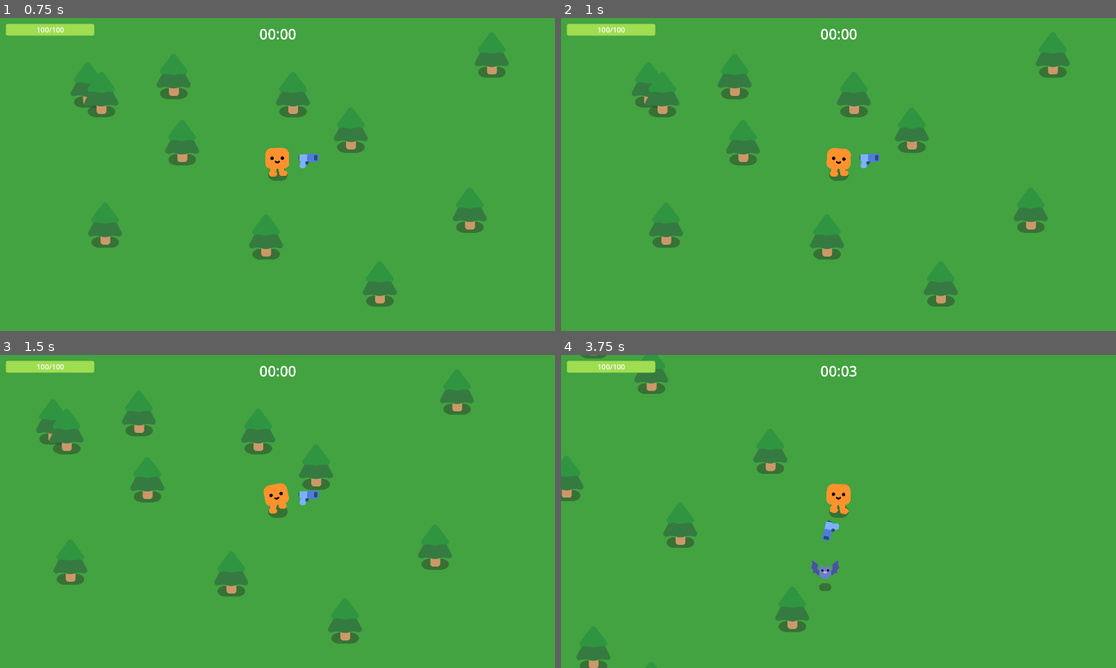
Above: before the commit, frames 1-4 (two rows, left to right).
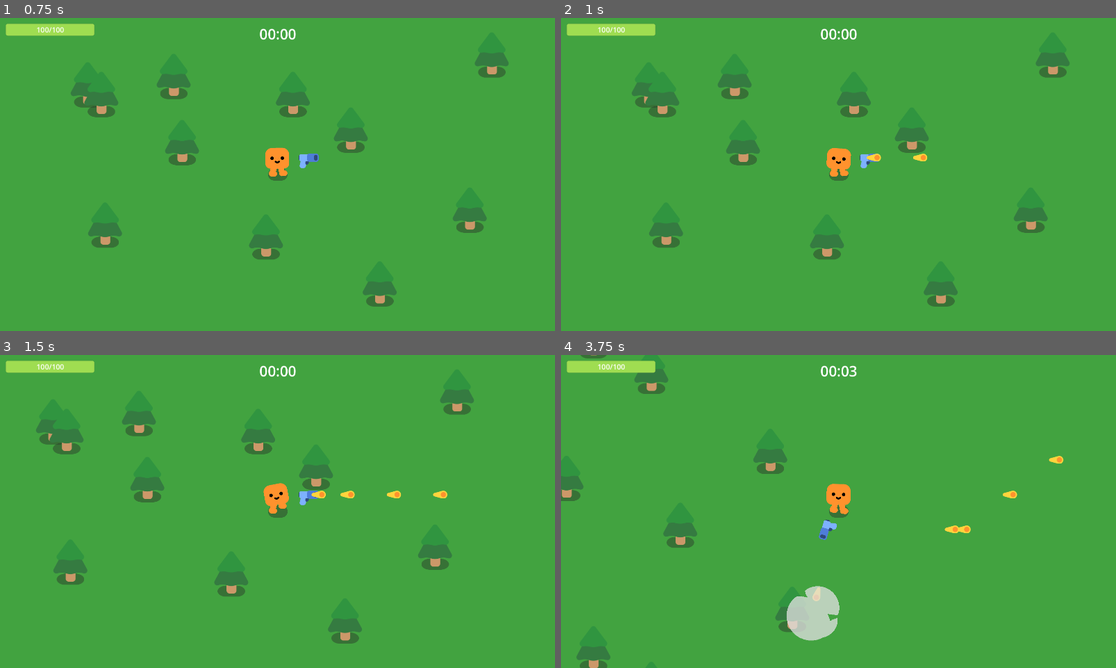
Above: after the commit, the same moments.

Repository: Gatreh/vampire-survivors-clone
Game: Godot game, scene res://MainMenu.tscn
Two runs of this game, one before a commit and one after it. Both use one fixed random seed, a clock stepped at 60 frames per second and the inputs below.
Inputs:
- Up to frame 1 (0.75 s): click "Start Game" at 0.5 s
- Up to frame 2 (1 s): no input
- Up to frame 3 (1.5 s): tap Enter at 1.25 s; hold D (move_right) from 1.28 s (still down)
- Up to frame 4 (3.75 s): release D (move_right) at 2.03 s; hold S (move_down) 2.03-2.78 s; hold D (move_right) 2.78-3.53 s; hold W (move_up) from 3.53 s (still down)

Frame 1 is identical in both runs. In frame 2, 0.1% of the frame differs, in the area x 55-66%, y 43-46%; in frame 3, 0.2%; in frame 4, 1.7%, in the area x 40-91%, y 32-92%.
Error before the commit: Invalid assignment on read-only value (on base: 'Dictionary'). (res://Gun.gd:26)

Commit message:
Added the ability to create damage numbers on hits through a new scene with a different color if it's a crit or not. With an animation of the number going upwards.

Diff:
--- a/Bullet.gd
+++ b/Bullet.gd
@@ -1,9 +1,10 @@
 extends Area2D
 
-const STATS = {
-	"DAMAGE": 1,
-	"SPEED": 800,
-	"RANGE": 1.5
+var STATS = {
+	"DAMAGE": 0,
+	"SPEED": 0,
+	"RANGE": 0.0,
+	"CRIT": false
 }
 
 var travelDistance = 0 # Distance the bullet has traveled
@@ -19,4 +20,7 @@
 func _on_body_entered(body):
 	queue_free()
 	if body.has_method("TakeDamage"):
-		body.TakeDamage(STATS.DAMAGE)
+		var critDamage = 1
+		if STATS.CRIT == true:
+			critDamage = 2
+		body.TakeDamage(STATS.DAMAGE * critDamage, STATS.CRIT)
--- /dev/null
+++ b/DamageTextHover.gd
@@ -0,0 +1,17 @@
+extends Node2D
+
+var labelText = ""
+var fontSize: int = 25
+var fontColor = "ffffff"
+var crit = false
+var critFontSize: int = 40
+var critFontColor := "d0d000"
+
+func _ready():
+	$DamageTextLabel.text = labelText
+	if crit:
+		fontSize = critFontSize
+		fontColor = critFontColor
+	$DamageTextLabel.set("theme_override_font_sizes/font_size", fontSize)
+	$DamageTextLabel.set("theme_override_colors/font_color", fontColor)
+	$AnimationPlayer.play("up_fade")
--- /dev/null
+++ b/DamageTextHover.tscn
@@ -0,0 +1,113 @@
+[gd_scene load_steps=5 format=3 uid="uid://ioh5ib2tndc2"]
+
+[ext_resource type="Script" path="res://DamageTextHover.gd" id="1_rvwil"]
+
+[sub_resource type="Animation" id="Animation_ghi0e"]
+resource_name = "up_fade"
+length = 0.22
+step = 0.02
+tracks/0/type = "value"
+tracks/0/imported = false
+tracks/0/enabled = true
+tracks/0/path = NodePath("DamageTextLabel:modulate:a")
+tracks/0/interp = 1
+tracks/0/loop_wrap = true
+tracks/0/keys = {
+"times": PackedFloat32Array(0, 0.16, 0.2),
+"transitions": PackedFloat32Array(1, 1, 1),
+"update": 0,
+"values": [1.0, 1.0, 0.0]
+}
+tracks/1/type = "method"
+tracks/1/imported = false
+tracks/1/enabled = true
+tracks/1/path = NodePath(".")
+tracks/1/interp = 1
+tracks/1/loop_wrap = true
+tracks/1/keys = {
+"times": PackedFloat32Array(0.22),
+"transitions": PackedFloat32Array(1),
+"values": [{
+"args": [],
+"method": &"queue_free"
+}]
+}
+tracks/2/type = "value"
+tracks/2/imported = false
+tracks/2/enabled = true
+tracks/2/path = NodePath(".:position")
+tracks/2/interp = 1
+tracks/2/loop_wrap = true
+tracks/2/keys = {
+"times": PackedFloat32Array(0, 0.16),
+"transitions": PackedFloat32Array(1, 1),
+"update": 0,
+"values": [Vector2(0, 0), Vector2(0, -40)]
+}
+
+[sub_resource type="Animation" id="Animation_4qkrg"]
+length = 0.001
+tracks/0/type = "value"
+tracks/0/imported = false
+tracks/0/enabled = true
+tracks/0/path = NodePath("DamageTextLabel:theme_override_colors/font_color")
+tracks/0/interp = 1
+tracks/0/loop_wrap = true
+tracks/0/keys = {
+"times": PackedFloat32Array(0),
+"transitions": PackedFloat32Array(1),
+"update": 0,
+"values": [Color(1, 1, 1, 1)]
+}
+tracks/1/type = "value"
+tracks/1/imported = false
+tracks/1/enabled = true
+tracks/1/path = NodePath("DamageTextLabel:modulate")
+tracks/1/interp = 1
+tracks/1/loop_wrap = true
+tracks/1/keys = {
+"times": PackedFloat32Array(0),
+"transitions": PackedFloat32Array(1),
+"update": 0,
+"values": [Color(1, 1, 1, 1)]
+}
+tracks/2/type = "value"
+tracks/2/imported = false
+tracks/2/enabled = true
+tracks/2/path = NodePath(".:position")
+tracks/2/interp = 1
+tracks/2/loop_wrap = true
+tracks/2/keys = {
+"times": PackedFloat32Array(0),
+"transitions": PackedFloat32Array(1),
+"update": 0,
+"values": [Vector2(0, 0)]
+}
+
+[sub_resource type="AnimationLibrary" id="AnimationLibrary_nai0c"]
+_data = {
+"RESET": SubResource("Animation_4qkrg"),
+"up_fade": SubResource("Animation_ghi0e")
+}
+
+[node name="DamageTextHover" type="Node2D"]
+script = ExtResource("1_rvwil")
+
+[node name="DamageTextLabel" type="Label" parent="."]
+anchors_preset = 2
+anchor_top = 1.0
+anchor_bottom = 1.0
+offset_top = -23.0
+offset_right = 67.0
+grow_vertical = 0
+theme_override_colors/font_color = Color(1, 1, 1, 1)
+theme_override_colors/font_shadow_color = Color(0, 0, 0, 1)
+theme_override_constants/shadow_offset_x = 2
+theme_override_constants/shadow_offset_y = 2
+theme_override_constants/shadow_outline_size = 2
+text = "example"
+
+[node name="AnimationPlayer" type="AnimationPlayer" parent="."]
+libraries = {
+"": SubResource("AnimationLibrary_nai0c")
+}
--- a/Gun.gd
+++ b/Gun.gd
@@ -1,13 +1,16 @@
 extends Area2D
 
-const BULLET = preload("res://Bullet.tscn")
+const PROJECTTILE = preload("res://Bullet.tscn")
 
 var WEAPON_STATS = {
 	"DAMAGE": 1,
+	"MAX_DAMAGE": 3,
 	"ATTACK_SPEED": 0.2,
+	"CRIT_RATE": 0.1,
 	"PROJECTILE_SPEED": 800,
-	"LIFETIME": 1.5 # Can be used as a range multiplier or a timer.
+	"LIFETIME": 1.5 # Can be used as a timer or a speed multiplier for range.
 }
+# Random thought, Damage could be set using a range from DAMAGE to DAMAGE_MAX using
 
 func _ready():
 	$AttackSpeed.wait_time = WEAPON_STATS.ATTACK_SPEED
@@ -21,14 +24,20 @@
 		look_at(target_enemy.global_position)
 	FlipWeapon()
 
+
 func Shoot():
-	var new_bullet = BULLET.instantiate()
-	new_bullet.STATS.DAMAGE = 1
-	new_bullet.STATS.SPEED = 800
+	var new_bullet = PROJECTTILE.instantiate()
+	new_bullet.STATS.DAMAGE = SetDamage()
+	if WEAPON_STATS.CRIT_RATE >= randf():
+		new_bullet.STATS.CRIT = true
+	new_bullet.STATS.SPEED = WEAPON_STATS.PROJECTILE_SPEED
 	new_bullet.STATS.RANGE = WEAPON_STATS.LIFETIME
 	new_bullet.global_position = %ShootingPoint.global_position
 	new_bullet.global_rotation_degrees = %ShootingPoint.global_rotation_degrees
 	%ShootingPoint.add_child(new_bullet)
+
+func SetDamage() -> int:
+	return randi_range(WEAPON_STATS.DAMAGE, WEAPON_STATS.MAX_DAMAGE)
 
 # Flip sprite based on which direction it's pointing and adjust position
 # to make it look more like it's in the same spot as the original
--- a/Mob_Behavior.gd
+++ b/Mob_Behavior.gd
@@ -65,9 +65,13 @@
 #endregion
 
 #region Damage
-func TakeDamage(damage):
+func TakeDamage(damage, crit):
+	var damageNumber = load("res://DamageTextHover.tscn").instantiate()
+	damageNumber.labelText = str(damage)
+	if crit: damageNumber.crit = true
 	STATS.HEALTH -= damage
 	mob.play_hurt()
+	add_child(damageNumber)
 	if STATS.HEALTH <= 0:
 		Kill()
 
